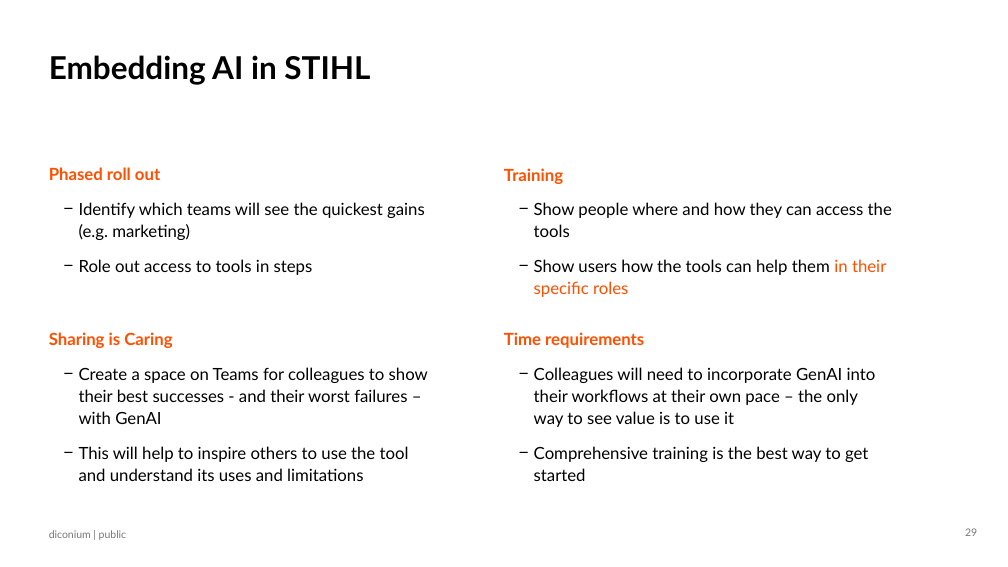
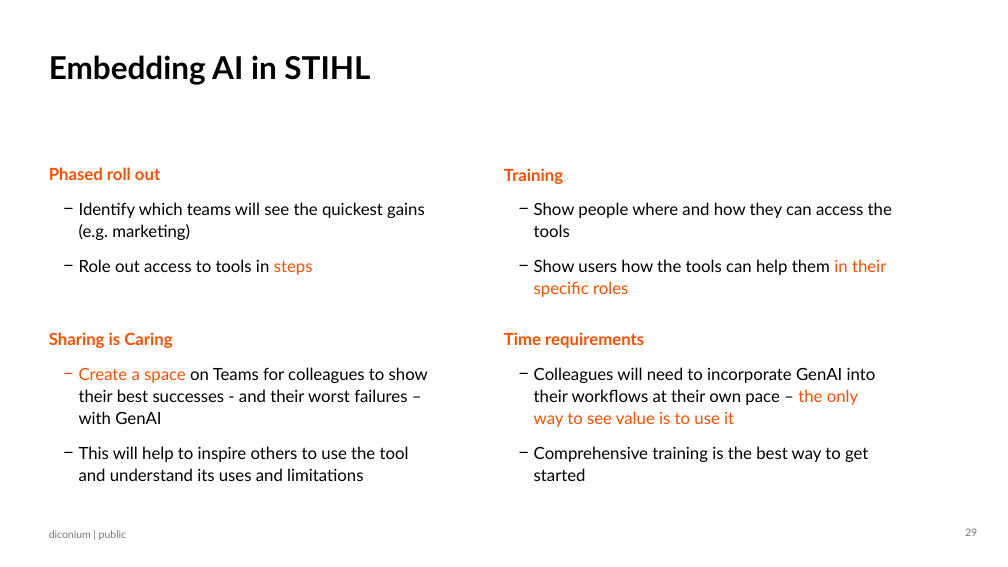
Before and after one commit to NeilSinclair/prompt_workshop, a slide deck: slide 29 of slides/AI Teach In STIHL v1.2.pptx. Drawn at 1008x567 pixels with LibreOffice and Linux fonts; fonts in the diff are those of the drawing; background and template pictures are left out. Boxes give left, top, right and bottom in pixels: in the first picture for what was removed or moved away, otherwise in the second. Text is boxed around its words. In the diff, an @@ line names an element or a change of style, - is before the commit and + after.

```diff
--- a/slides/AI Teach In STIHL v1.2.pptx
+++ b/slides/AI Teach In STIHL v1.2.pptx
@@ text at (x1=79, y1=259, x2=313, y2=275): text colour #000000 to #FF5000 in "steps" @@
@@ text at (x1=79, y1=367, x2=428, y2=424): text colour #000000 to #FF5000 in "Create a space" @@
@@ text at (x1=534, y1=367, x2=876, y2=427): text colour #000000 to #FF5000 in "the only way to see value is ..." @@
```
Also in this commit, not shown: 5 other slides changed, 1 other file.
